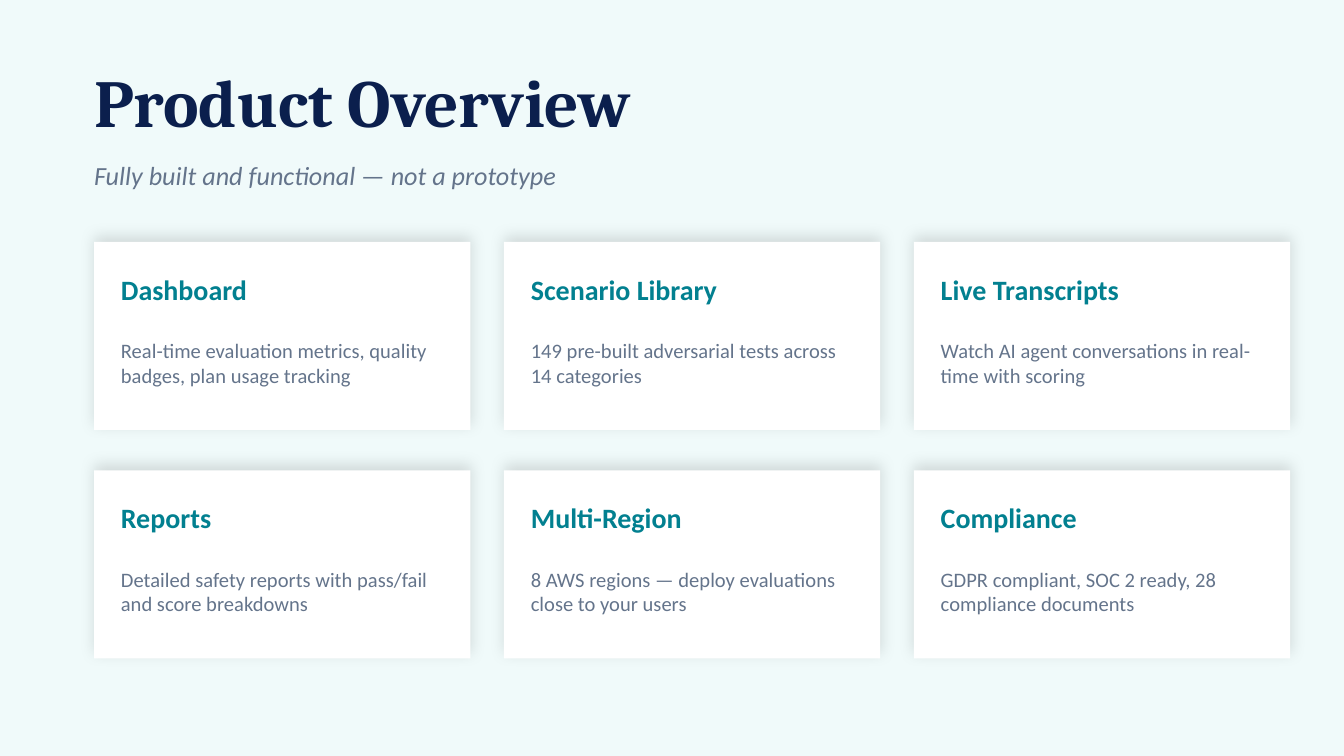
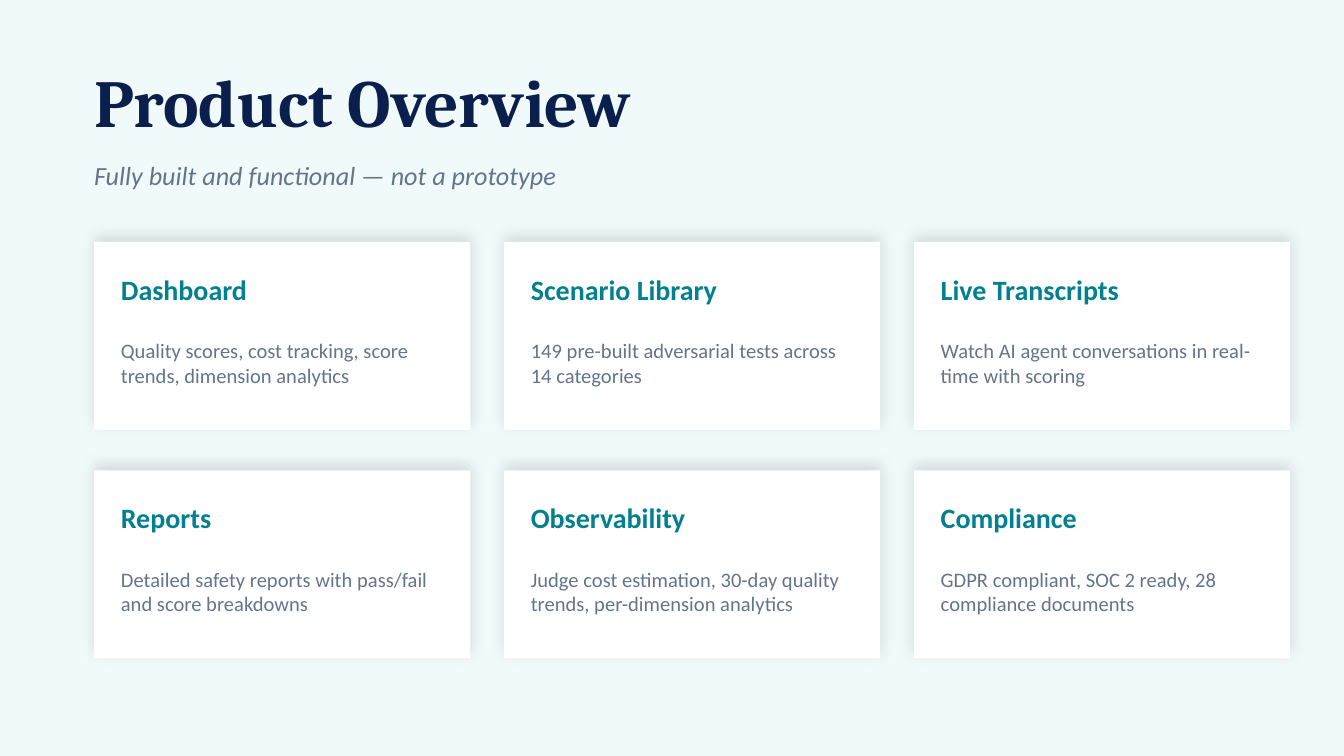
Before and after one commit to alokkulkarni/aria-evaluator-ts, a slide deck: slide 6 of docs/funding/ARIA-Evaluator-Seed-Pitch-Deck.pptx. Drawn at 1344x756 pixels with LibreOffice and Linux fonts; fonts in the diff are those of the drawing. Boxes give left, top, right and bottom in pixels: in the first picture for what was removed or moved away, otherwise in the second. Text is boxed around its words. In the diff, an @@ line names an element or a change of style, - is before the commit and + after.

```diff
--- a/docs/funding/ARIA-Evaluator-Seed-Pitch-Deck.pptx
+++ b/docs/funding/ARIA-Evaluator-Seed-Pitch-Deck.pptx
@@ text at (121, 344, 408, 387): text changed @@
-Real-time evaluation metrics, quality badges, plan usage tracking
+Quality scores, cost tracking, score trends, dimension analytics
@@ text at (531, 508, 685, 533): text changed @@
-Multi-Region
+Observability
@@ text at (531, 573, 839, 615): text changed @@
-8 AWS regions — deploy evaluations close to your users
+Judge cost estimation, 30-day quality trends, per-dimension analytics
```
Also in this commit, not shown: 1 other slide changed, 28 other files.
